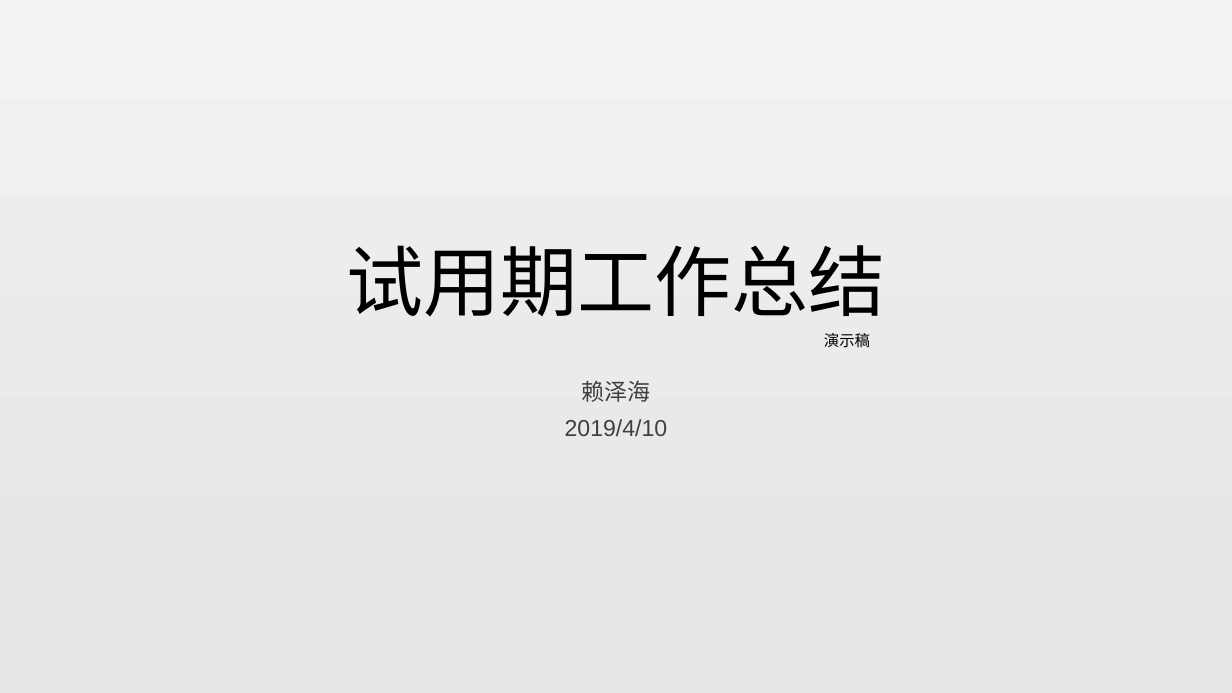
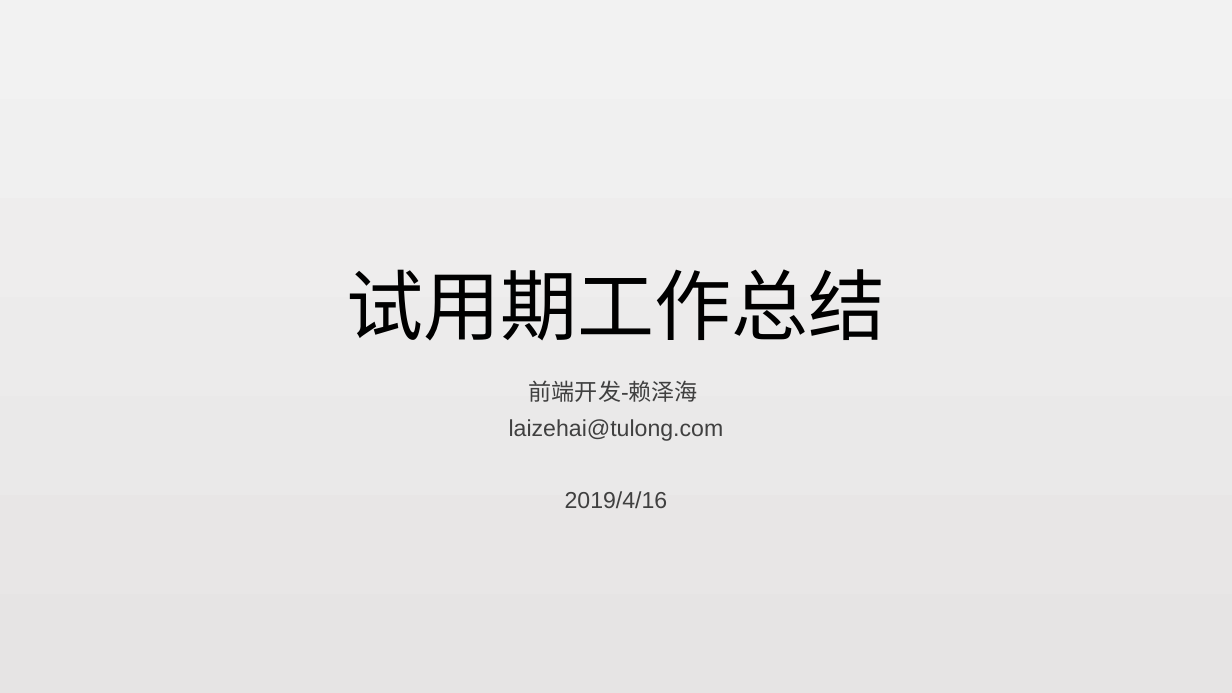
Before and after one commit to zepang/Rx_note, a slide deck: slide 1 of 赖泽海-试用期工作总结.pptx. Drawn at 1232x693 pixels with LibreOffice and Linux fonts; fonts in the diff are those of the drawing. Boxes give left, top, right and bottom in pixels: in the first picture for what was removed or moved away, otherwise in the second. Text is boxed around its words. In the diff, an @@ line names an element or a change of style, - is before the commit and + after.

Commit message:
修改工作总结的ppt

```diff
--- a/赖泽海-试用期工作总结.pptx
+++ b/赖泽海-试用期工作总结.pptx
@@ title at (346,269,885,340): text changed @@
-试用期工作总结
-演示稿
+试用期工作总结
@@ subtitle at (509,380,724,508): text changed @@
-赖泽海
-2019/4/10
+前端开发-赖泽海
+laizehai@tulong.com
+2019/4/16
```
Also in this commit, not shown: 5 other slides changed, 3 slides added, 1 other file.
